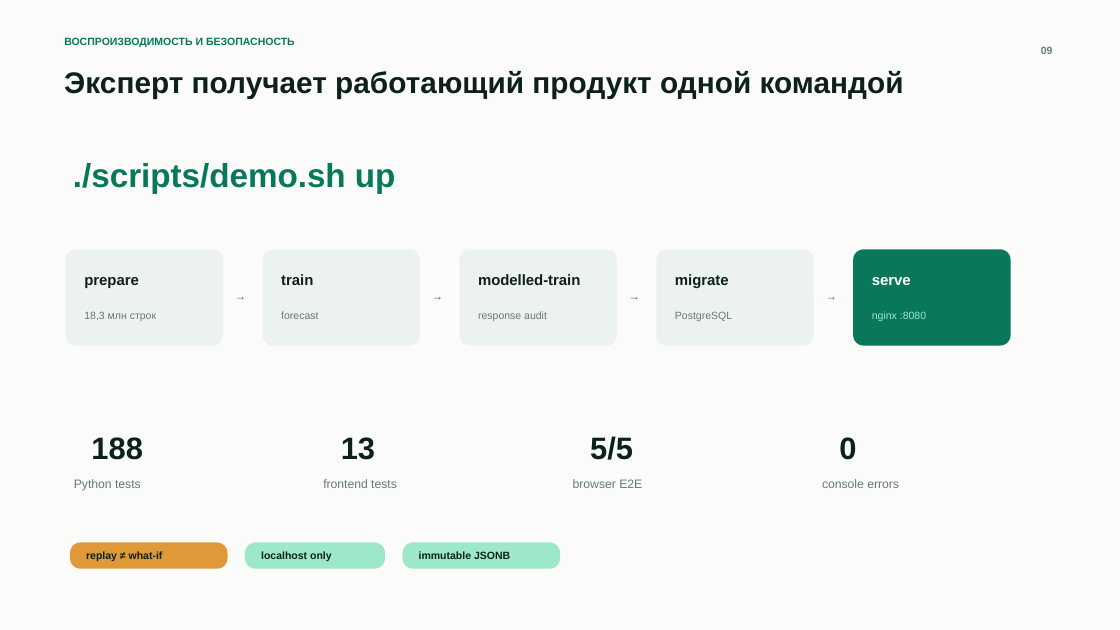
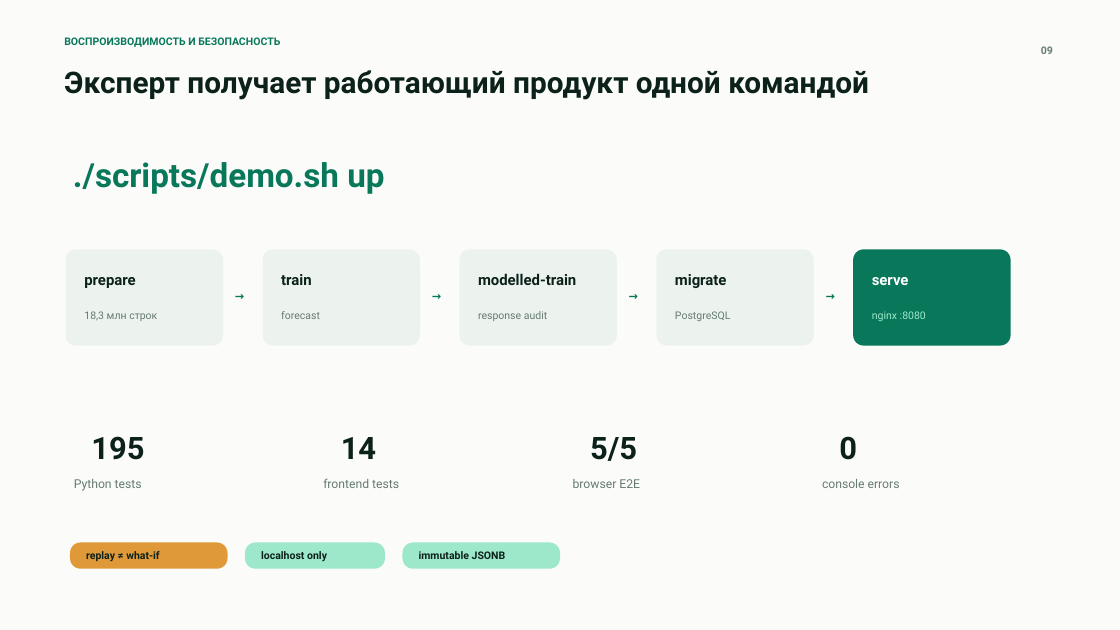
Before and after one commit to l1berty-dev/neftecode-hackathon, a slide deck: slide 9 of docs/presentation/Neftecode_Advisor.pptx. Drawn at 1120x630 pixels with LibreOffice and Linux fonts; fonts in the diff are those of the drawing. Boxes give left, top, right and bottom in pixels: in the first picture for what was removed or moved away, otherwise in the second. Text is boxed around its words. In the diff, an @@ line names an element or a change of style, - is before the commit and + after.

Commit message:
docs: refresh final demo evidence

```diff
--- a/docs/presentation/Neftecode_Advisor.pptx
+++ b/docs/presentation/Neftecode_Advisor.pptx
@@ font Arial to Roboto in 25 elements at box(64, 37, 280, 47), box(64, 70, 869, 100), box(73, 162, 384, 194), box(84, 277, 135, 288), box(84, 311, 157, 321), box(281, 274, 311, 285), box(281, 311, 320, 319), box(478, 273, 576, 285), box(478, 311, 547, 321), box(675, 274, 727, 288), box(675, 311, 730, 321), box(872, 277, 909, 285), box(872, 311, 926, 321), box(74, 479, 142, 491), box(323, 479, 399, 488), box(590, 437, 637, 461), box(573, 479, 640, 488), box(822, 479, 900, 488), box(86, 551, 159, 561), box(261, 551, 327, 561), box(419, 551, 506, 559), box(227, 280, 255, 312), box(423, 280, 451, 312), box(621, 280, 649, 312), box(818, 280, 845, 312) @@
@@ text at box(91, 436, 144, 460): text changed; font Arial to Roboto @@
-188
+195
@@ text at box(341, 437, 376, 459): text changed; font Arial to Roboto @@
-13
+14
```
Also in this commit, not shown: 9 other slides changed, 7 other files.
